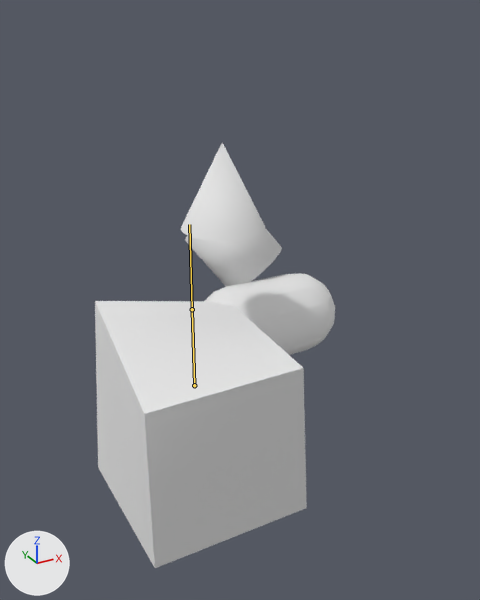
Two versions of the Blender file export_smf_working_file.blend, one commit apart.
The view is the same before and after, from a camera (50 mm lens) standing at (-22.7, -50.3, 37.0) and looking at (6.5, 2.8, 10.5). Every picture has the same lights, and +X, +Y and +Z are marked at lower left. The bones that change are drawn over the model as lines.
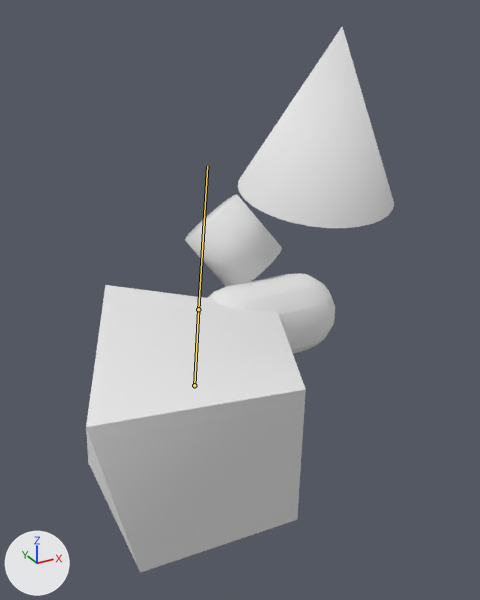
The newer file adds an action. The first version stands in its rest pose; the second is drawn at frame 31 of the action 'DoSomething'.

Location of each change, [x1, y1, x2, y2] in pixels of the pictures (480 x 600 px):
'Cube', posed (8% taller): before [95, 301, 307, 568]; after [86, 285, 306, 573]
'Cone', posed (85% wider, 102% taller): before [181, 142, 265, 241]; after [238, 27, 394, 228]
bone 'Bone', root to tip: before (194, 385) to (192, 309); after (194, 385) to (198, 309)
bone 'Bone.001', root to tip: before (192, 309) to (189, 224); after (198, 309) to (207, 166)

What the commit changed:
Bone 'Bone' (bone_bone) turns from (0, 0, 0) to (2, 3, -4) degrees about its own x, y and z.
Bone 'Bone.001' (bone_bone_001) turns from (0, 0, 0) to (12, -39, -3) degrees about its own x, y and z.
Bone 'Bone.001' (bone_bone_001) is rescaled from (1.0, 1.0, 1.0) to (1.73, 1.73, 1.73).
